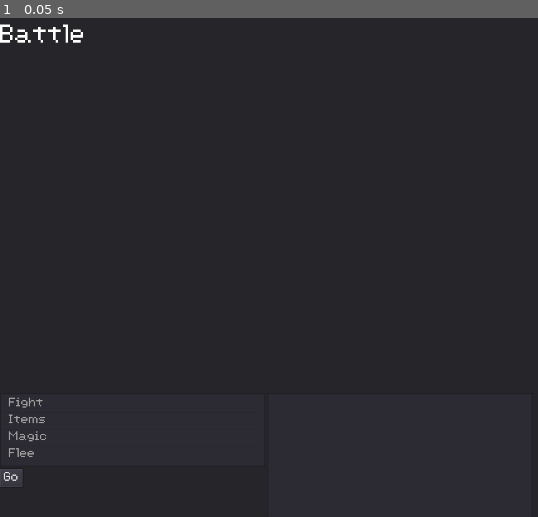
Above: before the commit, frame 1.
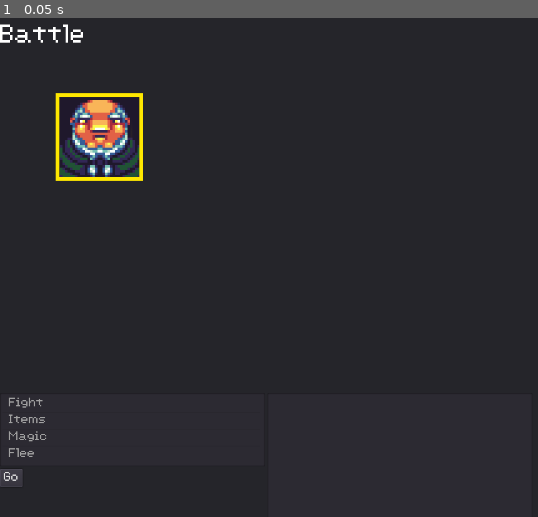
Above: after the commit, the same moment.

Repository: majormunky/MiniRPG
Game: Godot game, scene res://scenes/BattleScene.tscn
The game is run twice, just before and just after one commit, with the same random seed, the same clock (stepped at 60 frames per second) and the same inputs. This scene is started directly instead of the project's main scene.
Inputs:
- Up to frame 1 (0.05 s): no input

The runs differ from the first frame. In frame 1, 2.1% of the frame differs, in the area x 10-27%, y 15-33%.
Error in both runs: Invalid get index 'extra' (on base: 'Nil'). (res://scenes/BattleScene.gd:34)

Commit message:
Updated highlight square to better fit the character portrait

Diff:
--- a/scenes/BattleScene.tscn
+++ b/scenes/BattleScene.tscn
@@ -1,10 +1,11 @@
-[gd_scene load_steps=6 format=2]
+[gd_scene load_steps=7 format=2]
 
 [ext_resource path="res://assets/48pt-theme.tres" type="Theme" id=1]
 [ext_resource path="res://scenes/BattleScene.gd" type="Script" id=2]
 [ext_resource path="res://assets/MainTheme.tres" type="Theme" id=3]
 [ext_resource path="res://scenes/BattleItem.tscn" type="PackedScene" id=4]
 [ext_resource path="res://assets/battle-highlight.png" type="Texture" id=5]
+[ext_resource path="res://assets/characters/cleric.png" type="Texture" id=6]
 
 [node name="BattleScene" type="Node2D"]
 script = ExtResource( 2 )
@@ -62,6 +63,41 @@
 size_flags_vertical = 3
 
 [node name="TextureRect" type="TextureRect" parent="Panel/MarginContainer/VBoxContainer/Arena/LeftArena/GridContainer/Slot1"]
+anchor_left = 0.5
+anchor_top = 0.5
+anchor_right = 0.5
+anchor_bottom = 0.5
+margin_left = -62.9083
+margin_top = -63.4695
+margin_right = 65.0917
+margin_bottom = 64.5305
+texture = ExtResource( 6 )
+__meta__ = {
+"_edit_use_anchors_": false
+}
+
+[node name="HighlightTexture" type="TextureRect" parent="Panel/MarginContainer/VBoxContainer/Arena/LeftArena/GridContainer/Slot1"]
+anchor_left = 0.5
+anchor_top = 0.5
+anchor_right = 0.5
+anchor_bottom = 0.5
+margin_left = -70.0
+margin_top = -70.0
+margin_right = 70.0
+margin_bottom = 70.0
+texture = ExtResource( 5 )
+__meta__ = {
+"_edit_use_anchors_": false
+}
+
+[node name="Slot2" type="Panel" parent="Panel/MarginContainer/VBoxContainer/Arena/LeftArena/GridContainer"]
+margin_left = 321.0
+margin_right = 638.0
+margin_bottom = 268.0
+size_flags_horizontal = 3
+size_flags_vertical = 3
+
+[node name="TextureRect" type="TextureRect" parent="Panel/MarginContainer/VBoxContainer/Arena/LeftArena/GridContainer/Slot2"]
 anchor_left = 0.5
 anchor_top = 0.5
 anchor_right = 0.5
@@ -74,7 +110,7 @@
 "_edit_use_anchors_": false
 }
 
-[node name="HighlightTexture" type="TextureRect" parent="Panel/MarginContainer/VBoxContainer/Arena/LeftArena/GridContainer/Slot1"]
+[node name="HighlightTexture" type="TextureRect" parent="Panel/MarginContainer/VBoxContainer/Arena/LeftArena/GridContainer/Slot2"]
 visible = false
 anchor_left = 0.5
 anchor_top = 0.5
@@ -89,14 +125,14 @@
 "_edit_use_anchors_": false
 }
 
-[node name="Slot2" type="Panel" parent="Panel/MarginContainer/VBoxContainer/Arena/LeftArena/GridContainer"]
-margin_left = 321.0
-margin_right = 638.0
-margin_bottom = 268.0
-size_flags_horizontal = 3
-size_flags_vertical = 3
-
-[node name="TextureRect" type="TextureRect" parent="Panel/MarginContainer/VBoxContainer/Arena/LeftArena/GridContainer/Slot2"]
+[node name="Slot3" type="Panel" parent="Panel/MarginContainer/VBoxContainer/Arena/LeftArena/GridContainer"]
+margin_top = 272.0
+margin_right = 317.0
+margin_bottom = 540.0
+size_flags_horizontal = 3
+size_flags_vertical = 3
+
+[node name="TextureRect" type="TextureRect" parent="Panel/MarginContainer/VBoxContainer/Arena/LeftArena/GridContainer/Slot3"]
 anchor_left = 0.5
 anchor_top = 0.5
 anchor_right = 0.5
@@ -109,7 +145,7 @@
 "_edit_use_anchors_": false
 }
 
-[node name="HighlightTexture" type="TextureRect" parent="Panel/MarginContainer/VBoxContainer/Arena/LeftArena/GridContainer/Slot2"]
+[node name="HighlightTexture" type="TextureRect" parent="Panel/MarginContainer/VBoxContainer/Arena/LeftArena/GridContainer/Slot3"]
 visible = false
 anchor_left = 0.5
 anchor_top = 0.5
@@ -124,14 +160,15 @@
 "_edit_use_anchors_": false
 }
 
-[node name="Slot3" type="Panel" parent="Panel/MarginContainer/VBoxContainer/Arena/LeftArena/GridContainer"]
+[node name="Slot4" type="Panel" parent="Panel/MarginContainer/VBoxContainer/Arena/LeftArena/GridContainer"]
+margin_left = 321.0
 margin_top = 272.0
-margin_right = 317.0
-margin_bottom = 540.0
-size_flags_horizontal = 3
-size_flags_vertical = 3
-
-[node name="TextureRect" type="TextureRect" parent="Panel/MarginContainer/VBoxContainer/Arena/LeftArena/GridContainer/Slot3"]
+margin_right = 638.0
+margin_bottom = 540.0
+size_flags_horizontal = 3
+size_flags_vertical = 3
+
+[node name="TextureRect" type="TextureRect" parent="Panel/MarginContainer/VBoxContainer/Arena/LeftArena/GridContainer/Slot4"]
 anchor_left = 0.5
 anchor_top = 0.5
 anchor_right = 0.5
@@ -144,42 +181,6 @@
 "_edit_use_anchors_": false
 }
 
-[node name="HighlightTexture" type="TextureRect" parent="Panel/MarginContainer/VBoxContainer/Arena/LeftArena/GridContainer/Slot3"]
-visible = false
-anchor_left = 0.5
-anchor_top = 0.5
-anchor_right = 0.5
-anchor_bottom = 0.5
-margin_left = -70.0
-margin_top = -70.0
-margin_right = 70.0
-margin_bottom = 70.0
-texture = ExtResource( 5 )
-__meta__ = {
-"_edit_use_anchors_": false
-}
-
-[node name="Slot4" type="Panel" parent="Panel/MarginContainer/VBoxContainer/Arena/LeftArena/GridContainer"]
-margin_left = 321.0
-margin_top = 272.0
-margin_right = 638.0
-margin_bottom = 540.0
-size_flags_horizontal = 3
-size_flags_vertical = 3
-
-[node name="TextureRect" type="TextureRect" parent="Panel/MarginContainer/VBoxContainer/Arena/LeftArena/GridContainer/Slot4"]
-anchor_left = 0.5
-anchor_top = 0.5
-anchor_right = 0.5
-anchor_bottom = 0.5
-margin_left = -50.0
-margin_top = -50.0
-margin_right = 50.0
-margin_bottom = 50.0
-__meta__ = {
-"_edit_use_anchors_": false
-}
-
 [node name="HighlightTexture" type="TextureRect" parent="Panel/MarginContainer/VBoxContainer/Arena/LeftArena/GridContainer/Slot4"]
 visible = false
 anchor_left = 0.5
Binary file changed: assets/battle-highlight.png
